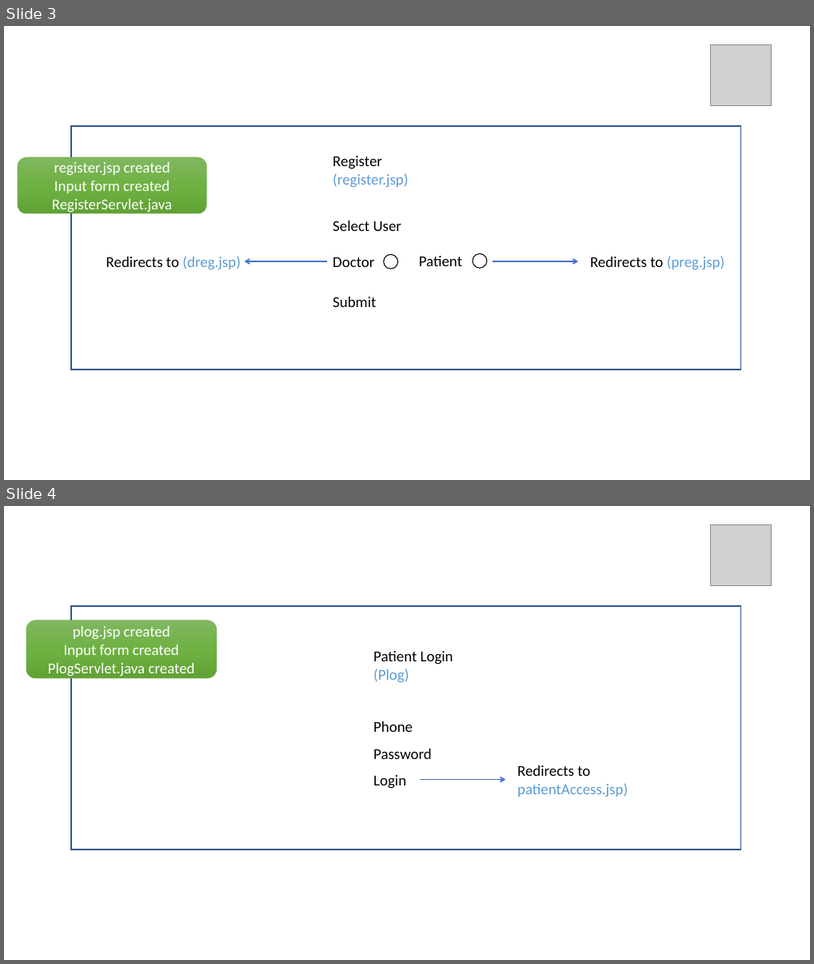
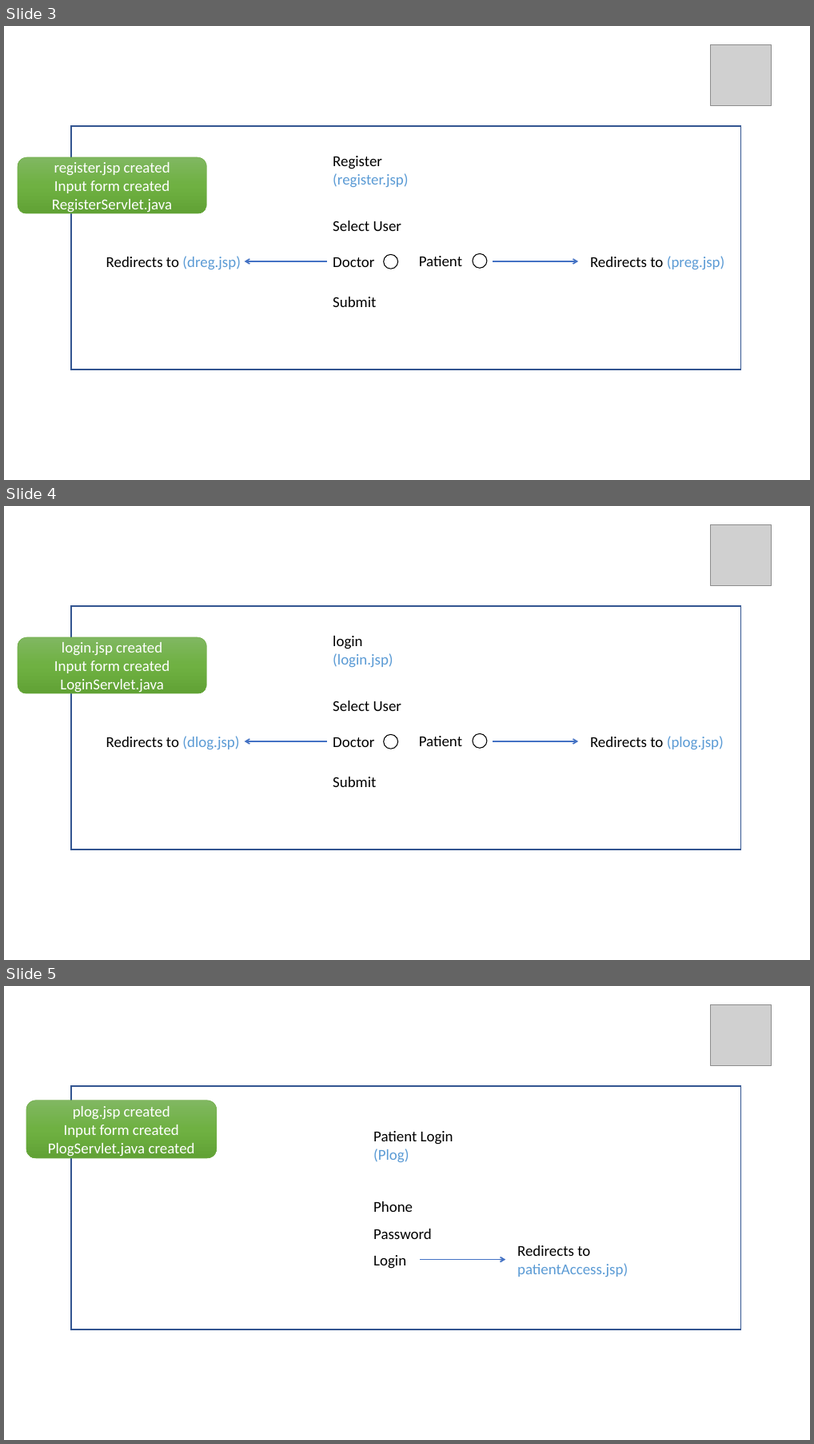
Before and after one commit to aaliceinw/ttagn2, a slide deck: Hospital Management Designv2.pptx. Shown one above the other, each under a label of ours: slides 3 and 4 before the commit, slides 3, 4 and 5 after it. The pictures are 814x964 and 814x1444 pixels, drawn with LibreOffice and Linux fonts; fonts in the diff are those of the drawing; grey boxes stand for pictures. Boxes give left, top, right and bottom in pixels: in the first picture for what was removed or moved away, otherwise in the second. Text is boxed around its words. In the diff, an @@ line names an element or a change of style, - is before the commit and + after.

```diff
--- a/Hospital Management Designv2.pptx
+++ b/Hospital Management Designv2.pptx
@@ slide 4 added at [4,506,810,960], background #FFFFFF @@
@@ picture added at [711,524,772,585] @@
@@ rectangle added at [71,607,742,850], outline #325491 1.5 pt @@
@@ rounded rectangle added at [18,637,206,693], fill gradient #81B861 to #6FB242 to #62A336, outline #70AD47 0.5 pt, 18 pt, text #FFFFFF @@
+login.jsp created
+Input form created
+LoginServlet.java
@@ text added at [333,636,393,667], 18 pt, text #5B9BD5 @@
+login
+(login.jsp)
@@ text added at [333,700,402,711], 18 pt, text #000000 @@
+Select User
@@ text added at [106,736,239,749], 18 pt, text #000000 @@
+Redirects to (dlog.jsp)
@@ arrow added from (327, 741) to (245, 741), #4472C4 1.5 pt @@
@@ text added at [333,737,374,747], 18 pt, text #000000 @@
+Doctor
@@ ellipse added at [384,734,398,748], fill #FFFFFF, outline #000000 1 pt @@
@@ text added at [419,736,462,746], 18 pt, text #000000 @@
+Patient
@@ ellipse added at [473,733,487,748], fill #FFFFFF, outline #000000 1 pt @@
@@ arrow added from (494, 741) to (578, 741), #4472C4 1.5 pt @@
@@ text added at [590,736,724,749], 18 pt, text #000000 @@
+Redirects to (plog.jsp)
@@ text added at [333,776,376,787], 18 pt, text #000000 @@
+Submit
@@ what was slide 4 is now slide 5 @@
```
Also in this commit, not shown: 3 slides changed, 6 other files.
